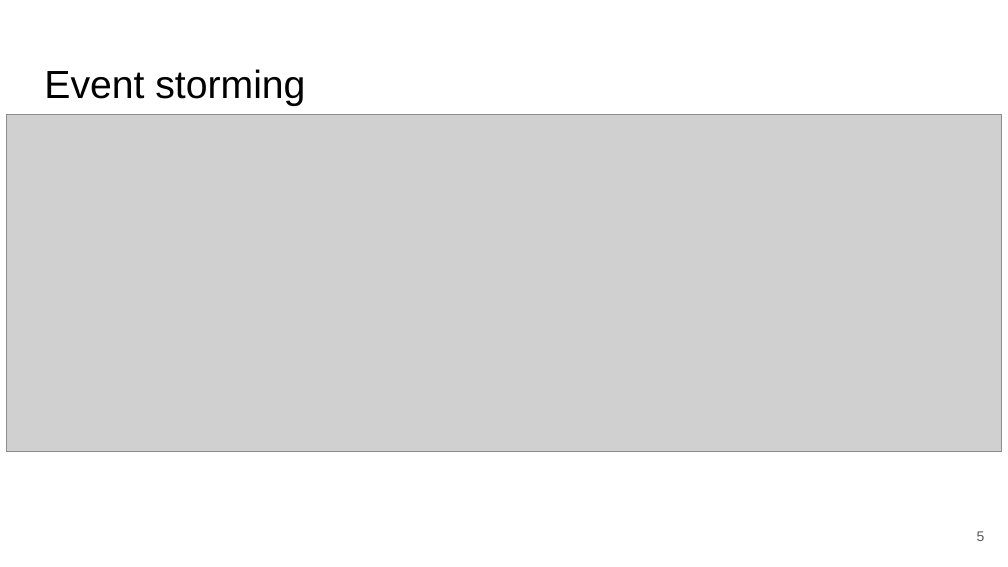
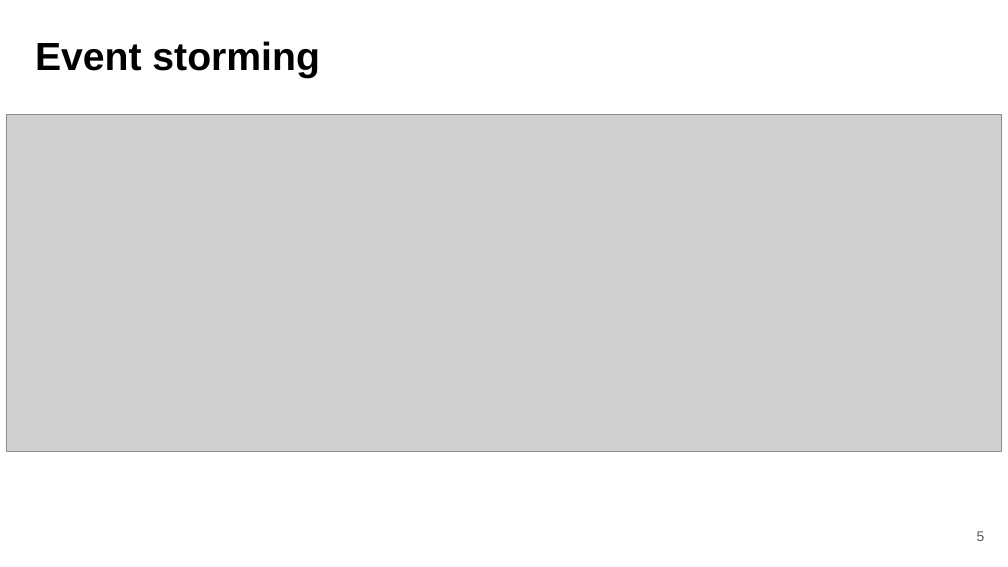
Before and after one commit to fanglores/Advanced-Software-Design, a slide deck: slide 5 of PracticeTasks/Module2/Task_9/Task 9. Domain decomposition.pptx. Drawn at 1008x567 pixels with LibreOffice and Linux fonts; fonts in the diff are those of the drawing; grey boxes stand for pictures. Boxes give left, top, right and bottom in pixels: in the first picture for what was removed or moved away, otherwise in the second. Text is boxed around its words. In the diff, an @@ line names an element or a change of style, - is before the commit and + after.

```diff
--- a/PracticeTasks/Module2/Task_9/Task 9. Domain decomposition.pptx
+++ b/PracticeTasks/Module2/Task_9/Task 9. Domain decomposition.pptx
@@ title "Event storming": place and size @@
-title "Event storming" at box(44, 69, 305, 106)
+title "Event storming" at box(35, 41, 319, 78)
@@ title "Event storming" at box(35, 41, 319, 78): bold on @@
```
Also in this commit, not shown: 1 other slide changed, 6 other files.
